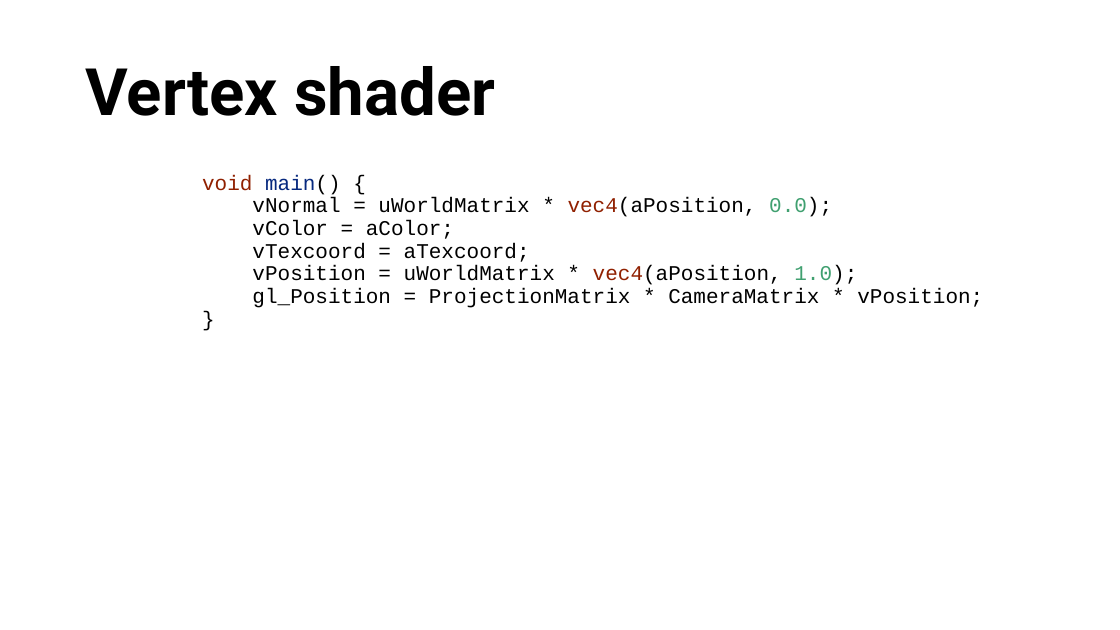
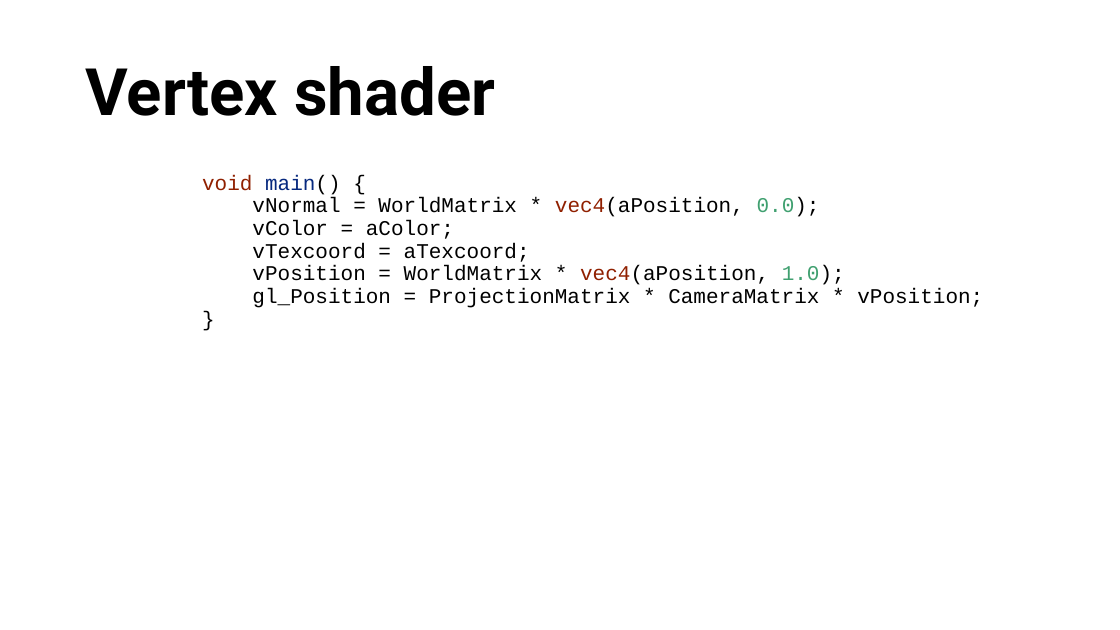
Before and after one commit to RahidZaman/cs481681-cgr, a slide deck: slide 26 of slides/pptx/week02.pptx (slide 25 before the commit). Drawn at 1120x630 pixels with LibreOffice and Linux fonts; fonts in the diff are those of the drawing; background and template pictures are left out. Boxes give left, top, right and bottom in pixels: in the first picture for what was removed or moved away, otherwise in the second. Text is boxed around its words. In the diff, an @@ line names an element or a change of style, - is before the commit and + after.

Commit message:
update slides

```diff
--- a/slides/pptx/week02.pptx
+++ b/slides/pptx/week02.pptx
@@ text at [202, 175, 983, 308]: text changed @@
-void main() {
-vNormal = uWorldMatrix * vec4(aPosition, 0.0);
-vColor = aColor;
-vTexcoord = aTexcoord;
-vPosition = uWorldMatrix * vec4(aPosition, 1.0);
-gl_Position = ProjectionMatrix * CameraMatrix * vPosition;
-}
+void main() {
+vNormal = WorldMatrix * vec4(aPosition, 0.0);
+vColor = aColor;
+vTexcoord = aTexcoord;
+vPosition = WorldMatrix * vec4(aPosition, 1.0);
+gl_Position = ProjectionMatrix * CameraMatrix * vPosition;
+}
```
Also in this commit, not shown: 1 slide added, 2 other files.
